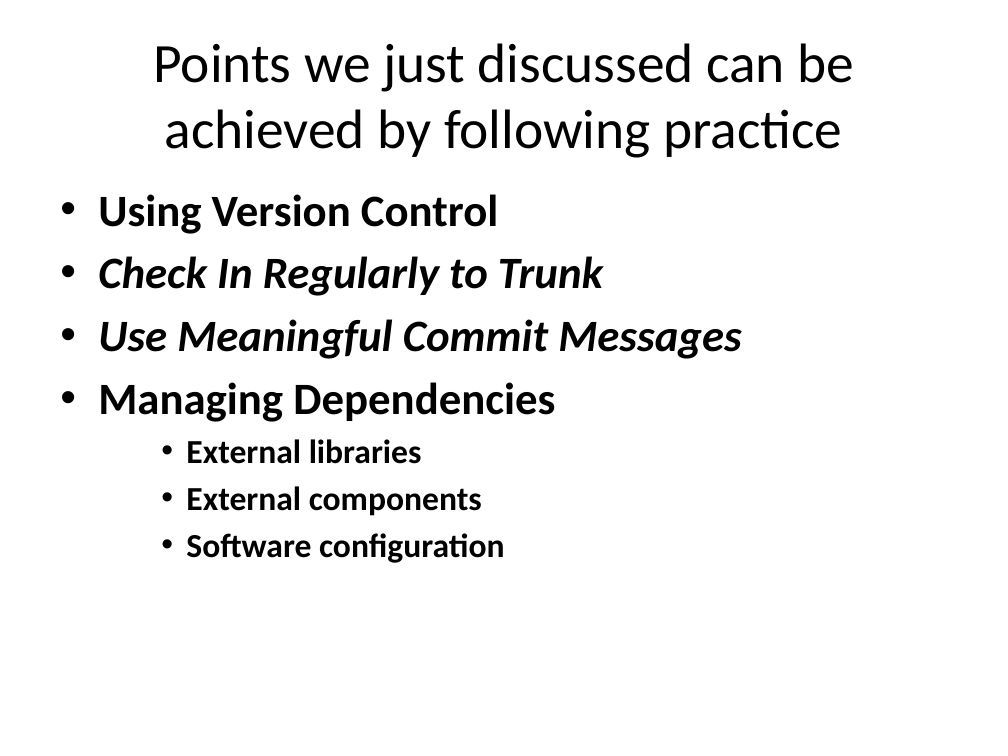
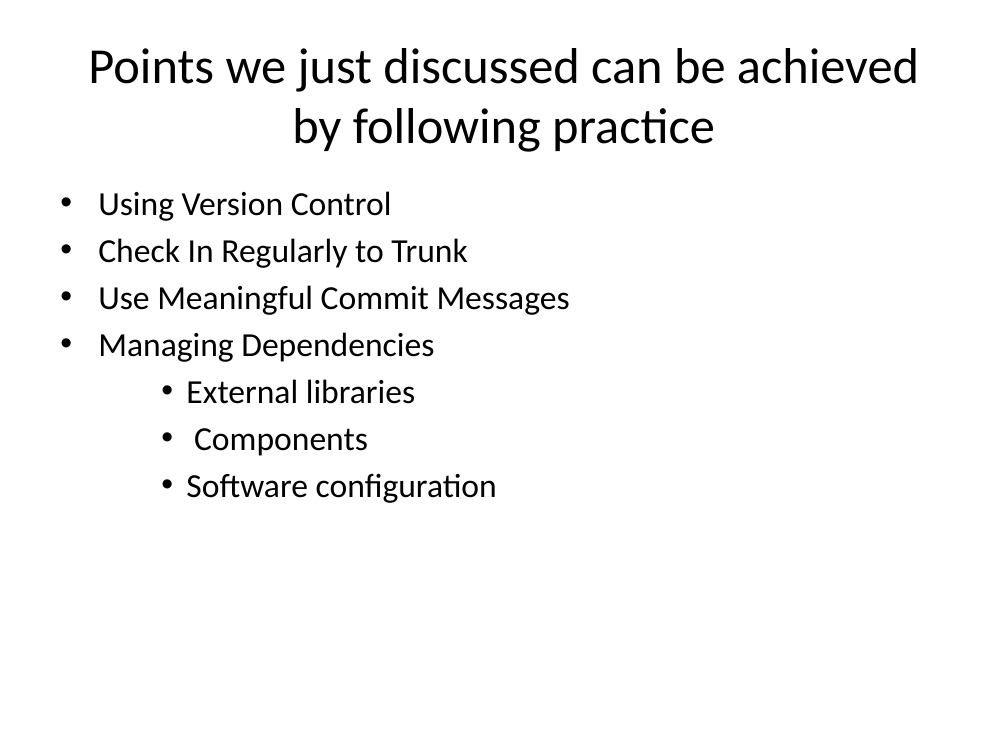
Before and after one commit to tanyas23/CD, a slide deck: slide 13 of CD.pptx (slide 16 before the commit). Drawn at 1008x756 pixels with LibreOffice and Linux fonts; fonts in the diff are those of the drawing. Boxes give left, top, right and bottom in pixels: in the first picture for what was removed or moved away, otherwise in the second. Text is boxed around its words. In the diff, an @@ line names an element or a change of style, - is before the commit and + after.

```diff
--- a/CD.pptx
+++ b/CD.pptx
@@ title "Points we just discussed can ..." at [88,48,919,152]: size 39.6 to 36 pt @@
@@ text at [98,191,570,503]: size 32 to 24 pt in "Using Version Control", "Check In Regularly to Trunk", "Use Meaningful Commit Messages", "Managing Dependencies"; bold off; italic off in "Check In Regularly to Trunk", "Use Meaningful Commit Messages"; less space between paragraphs @@
@@ text at [194,428,368,456]: text changed; bold off @@
-    • External components
+    • Components
```
Also in this commit, not shown: 15 other slides changed, 5 slides added, 4 slides removed.
